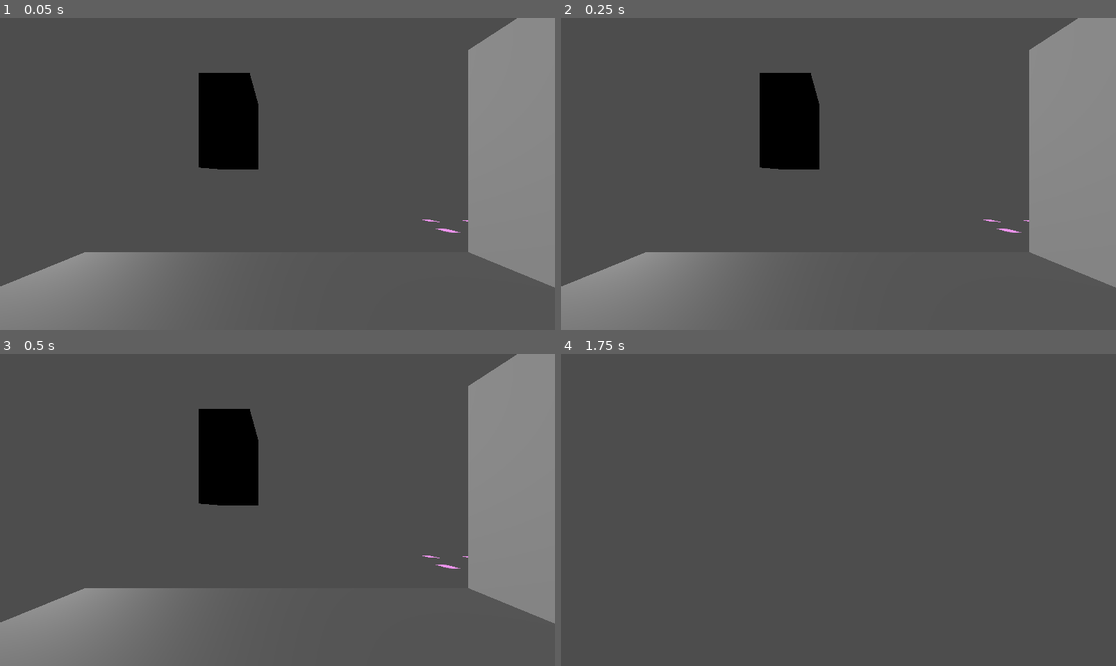
Above: before the commit, frames 1-4 (two rows, left to right).
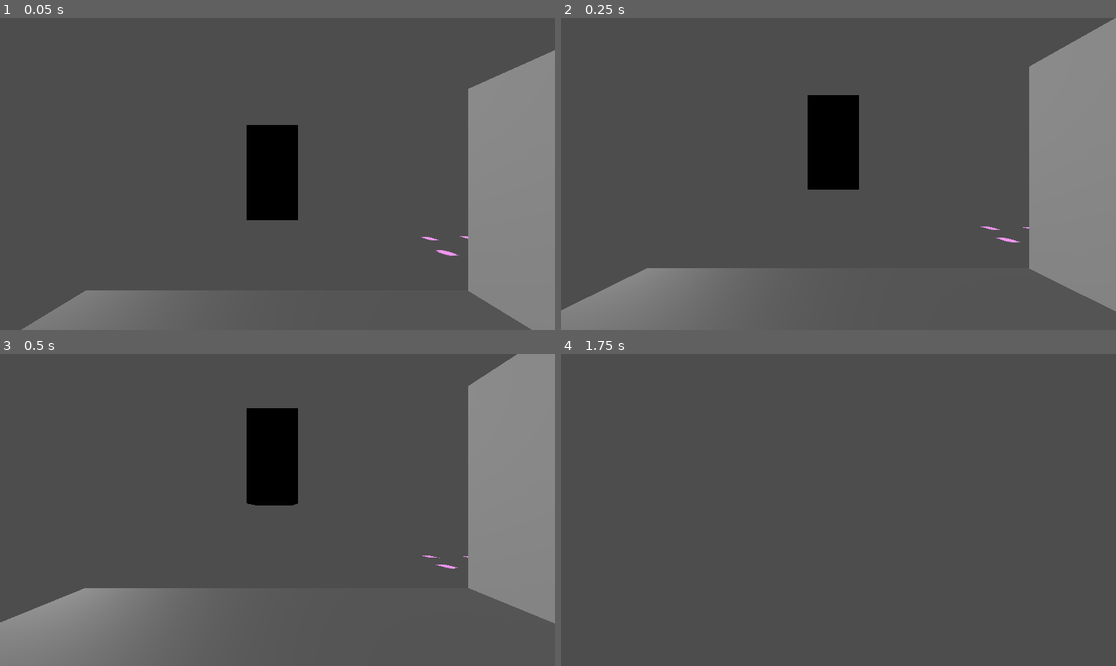
Above: after the commit, the same moments.

Repository: Cax36940/EGJ24
Game: Godot game, scene res://main.tscn
Two runs of this game, one before a commit and one after it. Both use one fixed random seed, a clock stepped at 60 frames per second and the inputs below. The engine's default icon, where the game draws it, is replaced by a stand-in: a white triangle on a blue panel in a dark square.
Inputs (mouse positions are in pixels of both pictures, inside the frame that each line leads up to):
- Up to frame 1 (0.05 s): no input
- Up to frame 2 (0.25 s): no input
- Up to frame 3 (0.5 s): no input
- Up to frame 4 (1.75 s): move the mouse to (866, 510) at 0.52 s; hold W (up) from 0.53 s (still down); tap E (interact) at 0.6, 1.35 s; move the mouse to (810, 510) at 1.27 s

The runs differ from the first frame. In frame 1, 15% of the frame differs, in the area x 0-100%, y 0-100%; in frame 2, 8.9%; in frame 3, 5.0%; in frame 4, nothing differs.

Commit message:
Fix rotation and interaction

Diff:
--- a/Item/PickUp.gd
+++ b/Item/PickUp.gd
@@ -2,6 +2,7 @@
 extends StaticBody3D
 
 var start_position
+var is_pointing = false
 var is_interacting = false
 #var distance_look : Vector3
 #if (distance_look.distance_to(character.position)):
@@ -23,24 +24,24 @@
 		rotate_z(deg_to_rad(-changev * mouse_sens))
 
 func _process(delta : float) -> void:
-	if (is_interacting):
+	if (is_pointing):
 		outline.visible = true
 	else :
 		outline.visible = false
 
-func get_object_size() -> Vector3:
-	var global_position = global_transform.origin
-	var object_scale = scale
-	# Obtene les dimensions de l'objet (vous pouvez ajuster cela en fonction de votre modèle)
-	var object_dimensions = Vector3(1.0, 1.0, 1.0)
-	# Calcule la taille approximative de l'objet en multipliant ses dimensions par son échelle
-	var object_size = object_dimensions * object_scale
-	return object_size
+#func get_object_size() -> Vector3:
+	#var global_position = global_transform.origin
+	#var object_scale = scale
+	## Obtene les dimensions de l'objet (vous pouvez ajuster cela en fonction de votre modèle)
+	#var object_dimensions = Vector3(1.0, 1.0, 1.0)
+	## Calcule la taille approximative de l'objet en multipliant ses dimensions par son échelle
+	#var object_size = object_dimensions * object_scale
+	#return object_size
 
 func pick_up(character : CharacterBody3D) -> void:
 	start_position = self.global_position
 	var tween : Tween = create_tween()
-	tween.tween_property(self,"global_position",character.get_node("Point").global_position,0.5)
+	tween.tween_property(self,"global_position",character.get_node("Camera3D/Point").global_position,0.5)
 	#var start_position = global_transform.origin
 	#var start_rotation = global_transform.basis.get_euler()
 	#var center_position = get_viewport().get_visible_rect().size / 2  # Calcule la position du centre de la vue dans le monde
--- a/Item/test.tscn
+++ b/Item/test.tscn
@@ -29,7 +29,7 @@
 shape = SubResource("CylinderShape3D_cenlr")
 
 [node name="mesh" type="MeshInstance3D" parent="."]
-transform = Transform3D(1, 0, 0, 0, 0.538943, 0, 0, 0, 1, 0, 0.563652, 0)
+transform = Transform3D(1, 0, 0, 0, 0.538943, 0, 0, 0, 1, 0, 0.0530606, 0)
 mesh = SubResource("BoxMesh_01cae")
 
 [node name="outline" type="MeshInstance3D" parent="mesh"]
--- a/character/character.gd
+++ b/character/character.gd
@@ -3,7 +3,7 @@
 @onready var camera : Camera3D = $Camera3D
 @onready var ray_cast : RayCast3D = $Camera3D/RayCast3D
 const MOVEMENT_SPEED : int = 4
-const FALL_SPEED : int = 981
+const FALL_SPEED : int = 9.8
 const MAX_VELOCITY_MOUSE : int = 25
 var prev_collider : Object = null
 var collider : Object = null
@@ -24,10 +24,10 @@
 		if (ray_cast.is_colliding()):
 			collider = ray_cast.get_collider()
 		else :
-			if (collider != null): collider.is_interacting = false
+			if (collider != null): collider.is_pointing = false
 			collider = null
 	if (collider != null):
-		collider.is_interacting = true
+		collider.is_pointing = true
 		if (Input.is_action_just_pressed("interact") and collider != null):
 			if (pause == false):
 				if (collider is Npc):
@@ -37,6 +37,7 @@
 				else:
 					collider.pick_up(self)
 					collider.get_node("mesh/outline").visible = true
+					collider.is_interacting = true
 				pause = true
 			else :
 				if (collider is Npc):
@@ -45,5 +46,6 @@
 					Input.mouse_mode = Input.MOUSE_MODE_CAPTURED
 				else:
 					collider.put_down(self)
+					collider.is_interacting = false
 				pause = false
 	move_and_slide()
--- a/character/character.tscn
+++ b/character/character.tscn
@@ -24,8 +24,11 @@
 transform = Transform3D(1, 0, 0, 0, 1, 0, 0, 0, 1, 0, 1.711, 0)
 script = ExtResource("2_ujy23")
 
+[node name="Point" type="Node3D" parent="Camera3D"]
+transform = Transform3D(1, 0, 0, 0, 1, 0, 0, 0, 1, 0, -0.511, -1.8)
+
 [node name="RayCast3D" type="RayCast3D" parent="Camera3D"]
-transform = Transform3D(3, 0, 0, 0, -1.31134e-07, -3, 0, 3, -1.31134e-07, 0, 0, 0)
+transform = Transform3D(6, 0, 0, 0, -2.62268e-07, -6, 0, 6, -2.62268e-07, 0, -0.204374, 0)
 collision_mask = 24
 collide_with_areas = true
 
@@ -90,6 +93,3 @@
 [node name="Button" type="Button" parent="UI/Control/MarginContainer2/HBoxContainer/VBoxContainer"]
 layout_mode = 2
 icon = ExtResource("3_awmo8")
-
-[node name="Point" type="Node3D" parent="."]
-transform = Transform3D(1, 0, 0, 0, 1, 0, 0, 0, 1, 0.586234, 1.19366, -1.07543)
